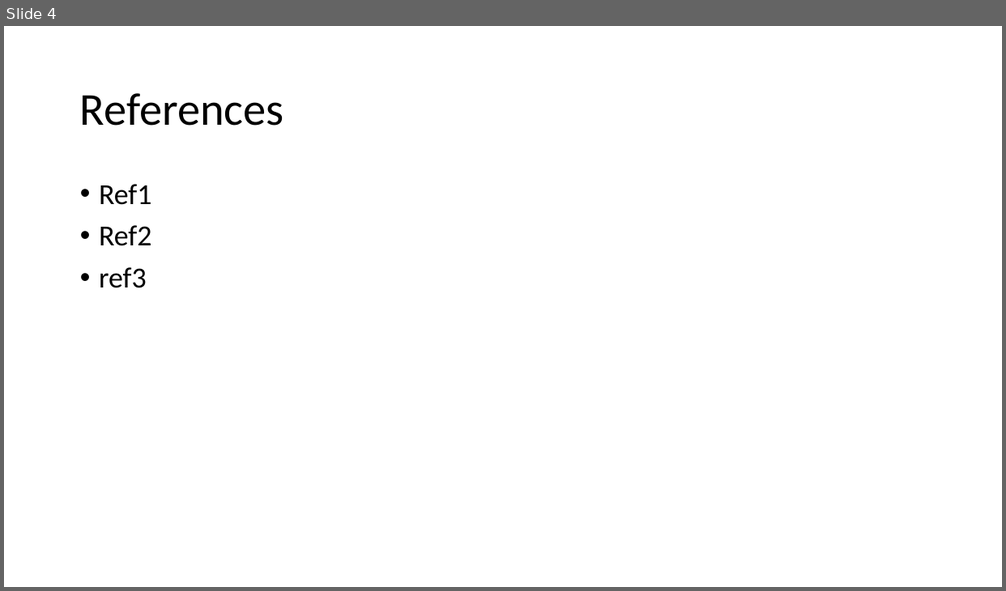
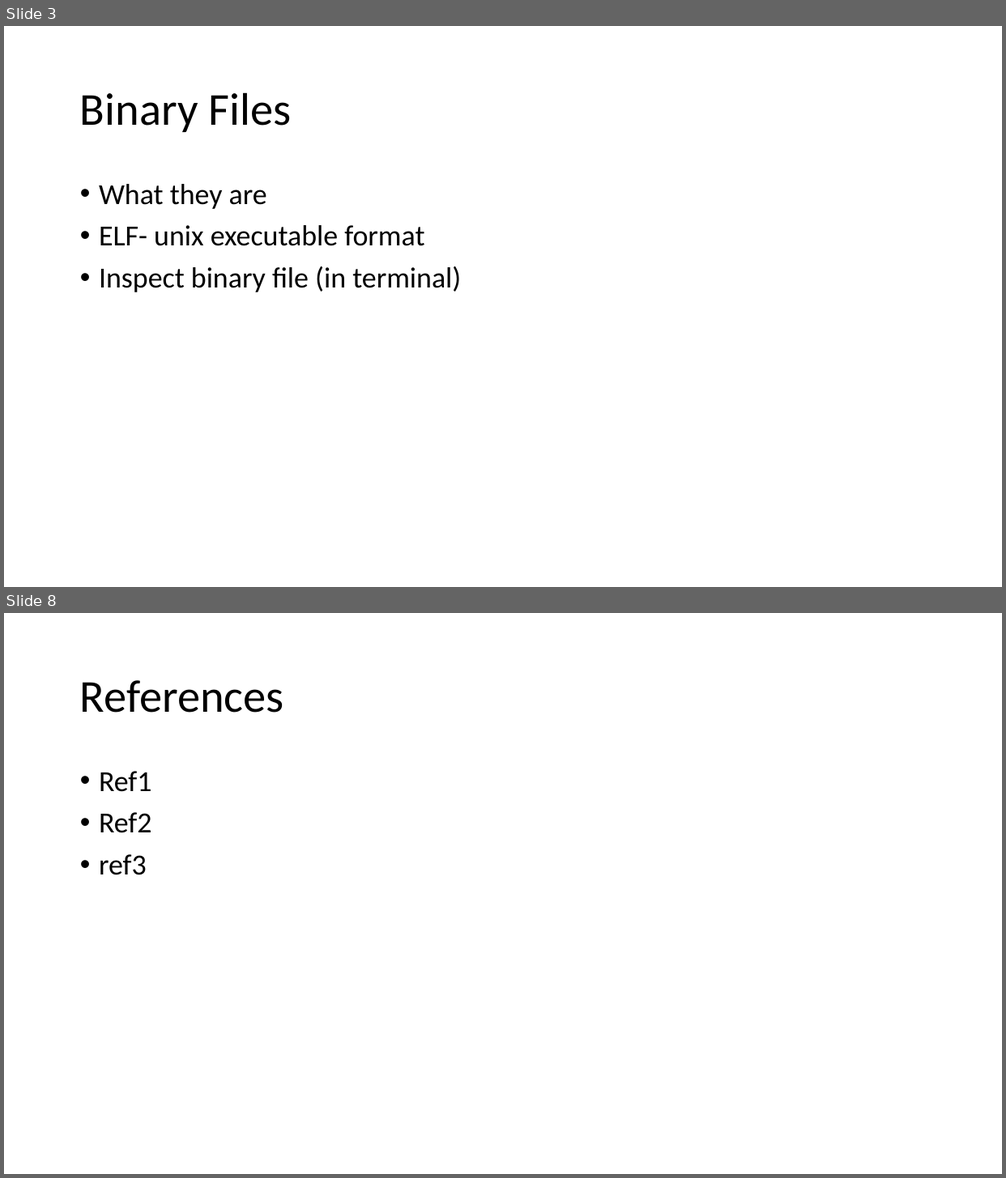
Before and after one commit to jacobchlebowski/cyber-outreach, a slide deck: wicys_binary_exploitation_presentation/buffer-overflow-presentation.pptx. Shown one above the other, each under a label of ours: slide 4 before the commit, slides 3 and 8 after it; the slides between them are not shown. The pictures are 1006x591 and 1006x1178 pixels, drawn with LibreOffice and Linux fonts; fonts in the diff are those of the drawing. Boxes give left, top, right and bottom in pixels: in the first picture for what was removed or moved away, otherwise in the second. Text is boxed around its words. In the diff, an @@ line names an element or a change of style, - is before the commit and + after.

```diff
--- a/wicys_binary_exploitation_presentation/buffer-overflow-presentation.pptx
+++ b/wicys_binary_exploitation_presentation/buffer-overflow-presentation.pptx
@@ slide 3 added at box(4, 26, 1002, 587), background #FFFFFF @@
@@ title added at box(80, 92, 291, 132), 44 pt, text #000000 @@
+Binary Files
@@ text added at box(99, 184, 461, 292), 28 pt, text #000000 @@
+• What they are
+• ELF- unix executable format
+• Inspect binary file (in terminal)
@@ what was slide 4 is now slide 8 @@
```
Also in this commit, not shown: 1 slide changed, 5 other slides added, 2 slides removed, 5 other files.
